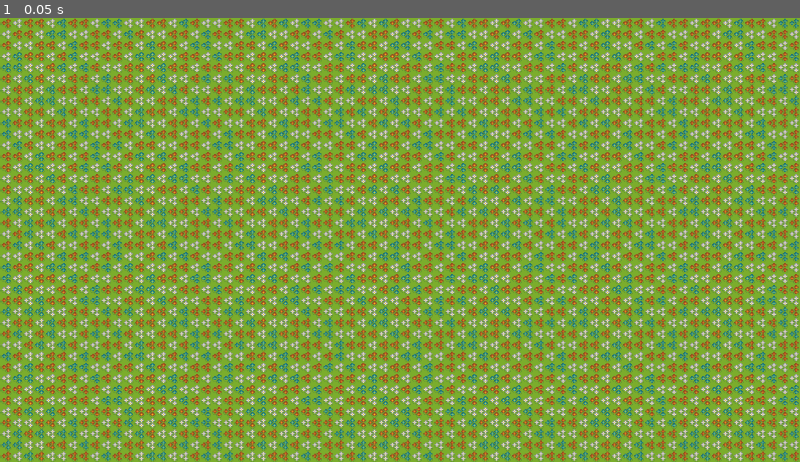
Above: before the commit, frame 1.
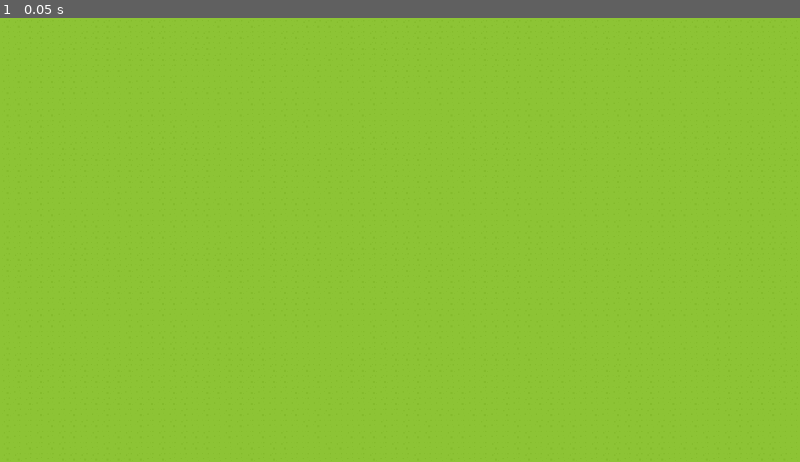
Above: after the commit, the same moment.

Repository: Zishan-Rahman/GD4LSystemRPG
Game: Godot game, scene res://tile_map.tscn
Two runs of this game, one before a commit and one after it. Both use one fixed random seed, a clock stepped at 60 frames per second and the inputs below.
Inputs:
- Up to frame 1 (0.05 s): no input

The runs differ from the first frame. In frame 1, 62% of the frame differs, in the area x 0-100%, y 0-100%.

Commit message:
Remove _ready method from l_system.gd (not needed for now)

Diff:
--- a/l_system.gd
+++ b/l_system.gd
@@ -54,11 +54,3 @@
 				tile_map.set_cell(1, Vector2i(x, y), 0, FLOWERS_2)
 			elif string[i] == "B":
 				tile_map.set_cell(1, Vector2i(x, y), 0, FLOWERS_3)
-
-# Called when the node enters the scene tree for the first time.
-func _ready() -> void:
-	paint()
-
-# Called every frame. 'delta' is the elapsed time since the previous frame.
-func _process(_delta) -> void:
-	pass
